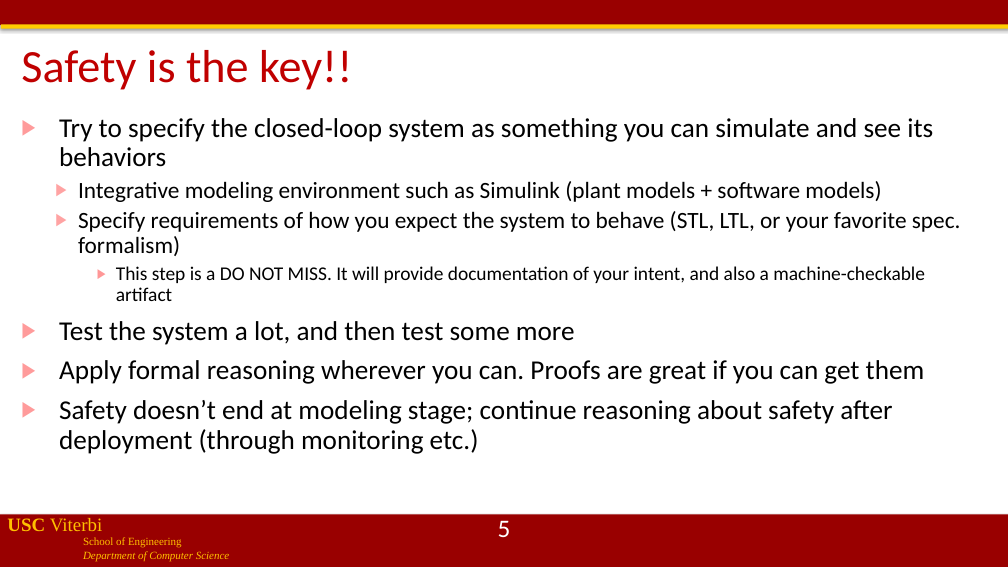
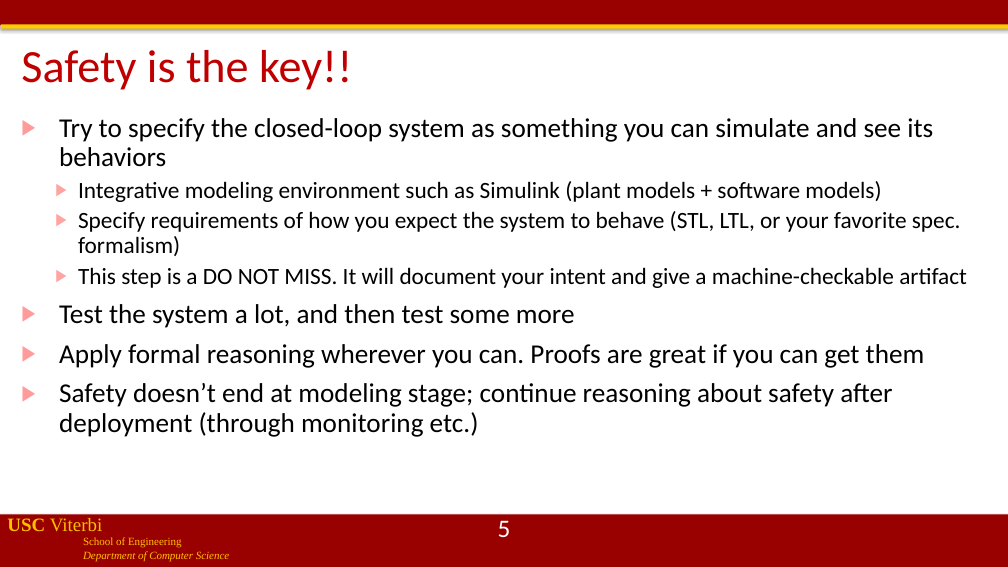
Before and after one commit to jdeshmukh/jdeshmukh.github.io, a slide deck: slide 5 of teaching/cs513slides/course conclusion.pptx. Drawn at 1008x567 pixels with LibreOffice and Linux fonts; fonts in the diff are those of the drawing; background and template pictures are left out. Boxes give left, top, right and bottom in pixels: in the first picture for what was removed or moved away, otherwise in the second. Text is boxed around its words. In the diff, an @@ line names an element or a change of style, - is before the commit and + after.

```diff
--- a/teaching/cs513slides/course conclusion.pptx
+++ b/teaching/cs513slides/course conclusion.pptx
@@ text at (x1=78, y1=267, x2=967, y2=288): text changed; size 18.5 to 22.2 pt @@
-    ▶ This step is a DO NOT MISS. It will provide documentation of your intent, and also a machine-checkable artifact
+  ▶ This step is a DO NOT MISS. It will document your intent and give a machine-checkable artifact
```
Also in this commit, not shown: 3 other slides changed, 2 other files.
